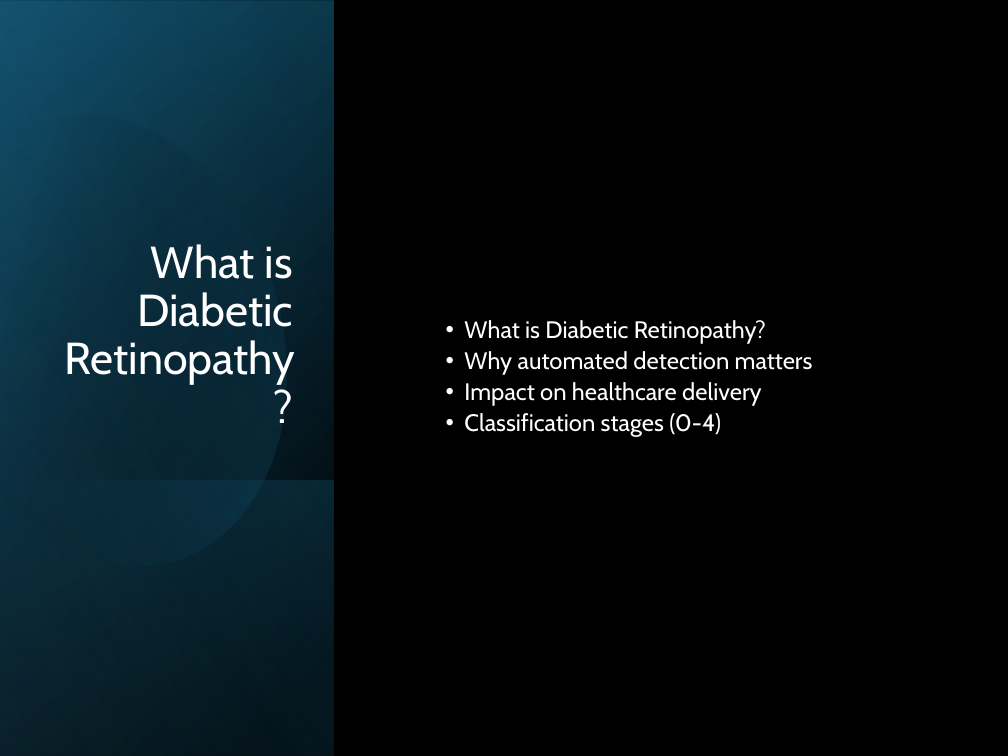
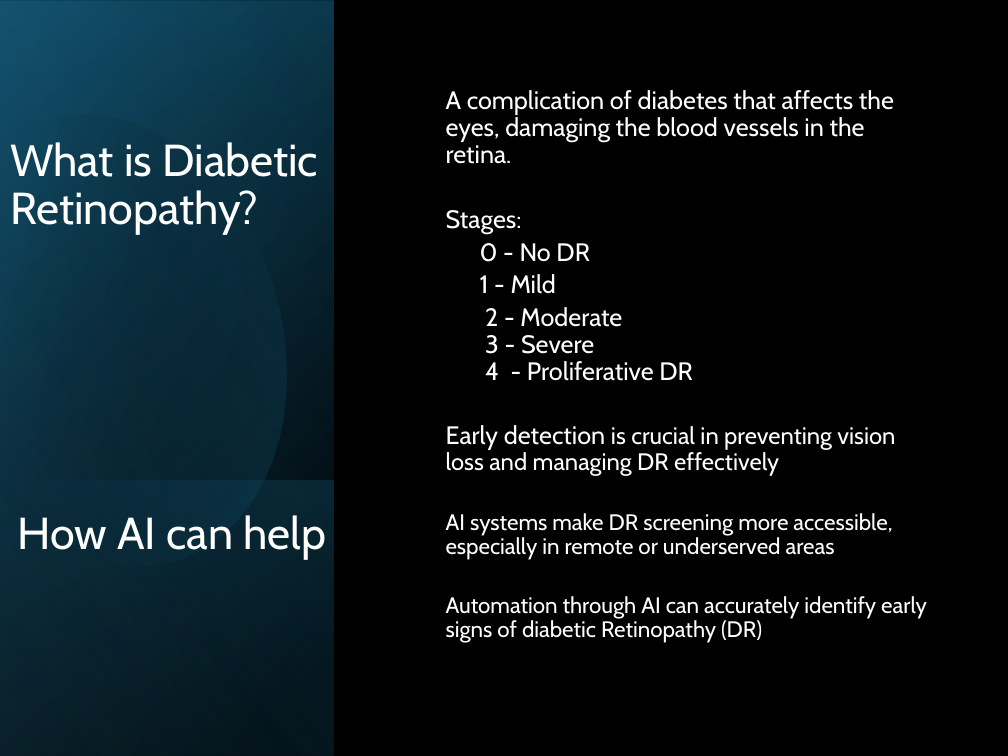
Before and after one commit to lmanov1/DL_DiabeticRetinopathyStagePrediction, a slide deck: slide 3 of presentation/DLStagePredictPresentation.pptx. Drawn at 1008x756 pixels with LibreOffice and Linux fonts; fonts in the diff are those of the drawing. Boxes give left, top, right and bottom in pixels: in the first picture for what was removed or moved away, otherwise in the second. Text is boxed around its words. In the diff, an @@ line names an element or a change of style, - is before the commit and + after.

```diff
--- a/presentation/DLStagePredictPresentation.pptx
+++ b/presentation/DLStagePredictPresentation.pptx
@@ title "What is Diabetic Retinopathy?": place and size @@
-title "What is Diabetic Retinopathy?" at [64, 244, 295, 385]
+title "What is Diabetic Retinopathy?" at [10, 142, 318, 235]
@@ title "What is Diabetic Retinopathy?" at [10, 142, 318, 235]: alignment right to left @@
@@ text at [446, 90, 927, 643]: text changed; size 17 to 16 pt @@
-  • What is Diabetic Retinopathy?
-  • Why automated detection matters
-  • Impact on healthcare delivery
-  • Classification stages (0-4)
+  A complication of diabetes that affects the eyes, damaging the blood vessels in the retina.
+  Stages:
+  0 - No DR
+  1 - Mild
+  2 - Moderate
+  3 - Severe
+  4 - Proliferative DR
+  Early detection is crucial in preventing vision loss and managing DR effectively
+  AI systems make DR screening more accessible, especially in remote or underserved areas
+  Automation through AI can accurately identify early signs of diabetic Retinopathy (DR)
@@ text added at [17, 515, 326, 560], 32 pt, text #FFFFFF @@
+How AI can help
```
Also in this commit, not shown: 13 other slides changed, 7 slides added, 9 slides removed.
